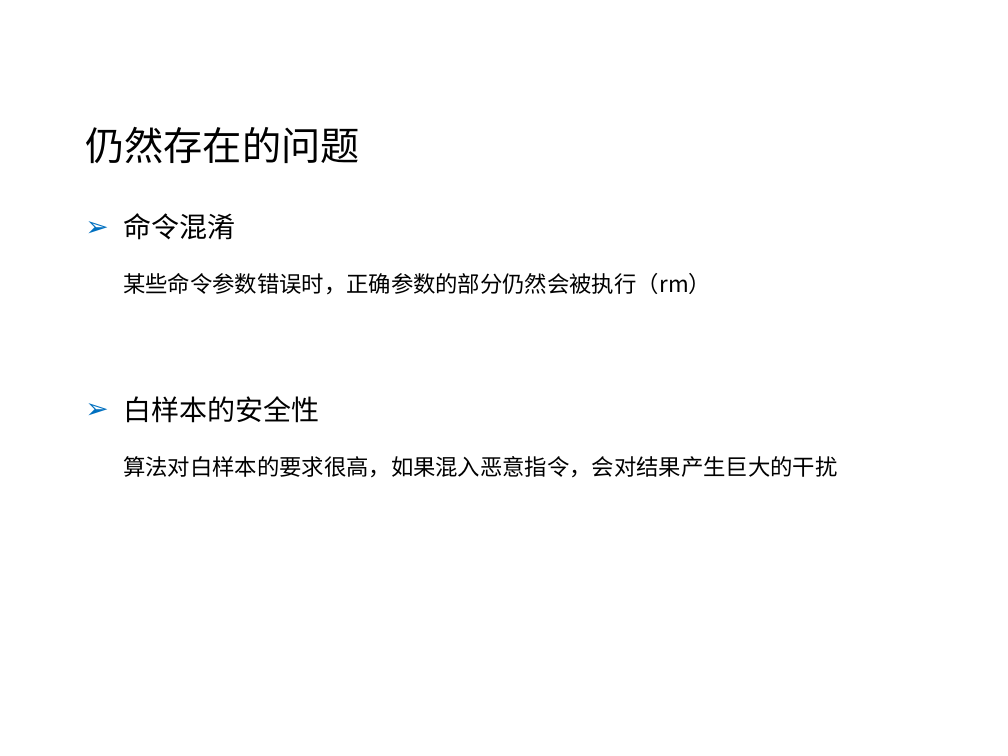
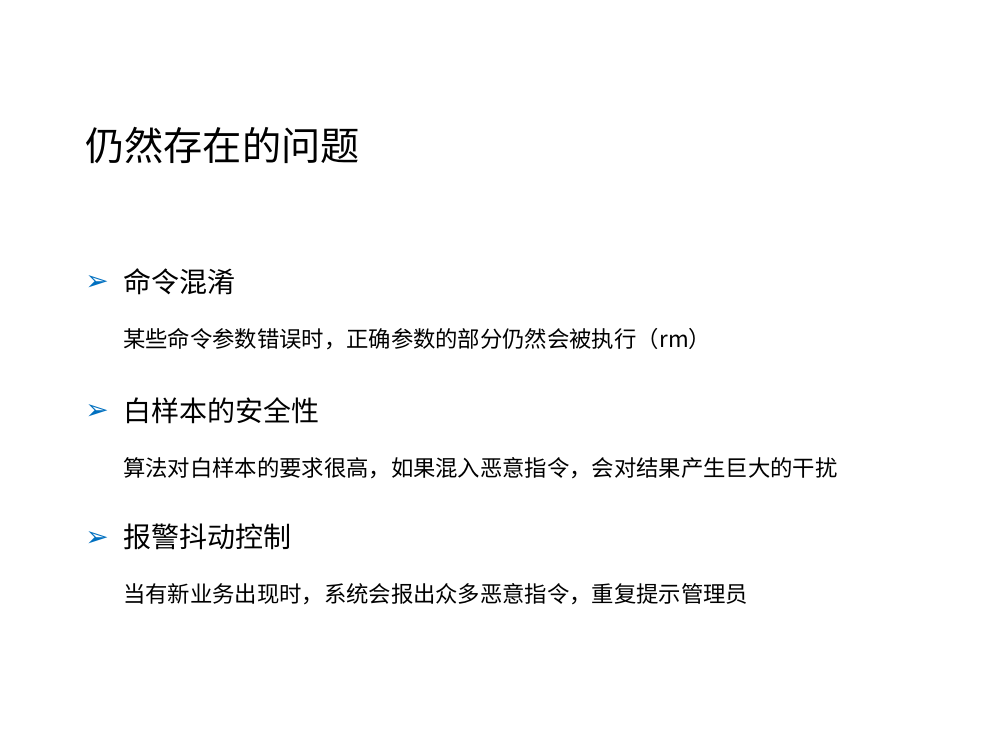
Before and after one commit to xiaozhi5448/malicious-cmd-detection, a slide deck: slide 12 of report/web进程链.pptx. Drawn at 1008x756 pixels with LibreOffice and Linux fonts; fonts in the diff are those of the drawing; background and template pictures are left out. Boxes give left, top, right and bottom in pixels: in the first picture for what was removed or moved away, otherwise in the second. Text is boxed around its words. In the diff, an @@ line names an element or a change of style, - is before the commit and + after.

```diff
--- a/report/web进程链.pptx
+++ b/report/web进程链.pptx
@@ text at (123, 523, 748, 605): paragraph added @@
+➢ 报警抖动控制
+  当有新业务出现时，系统会报出众多恶意指令，重复提示管理员
```
Also in this commit, not shown: 1 other slide changed, 1 slide added, 4 other files.
